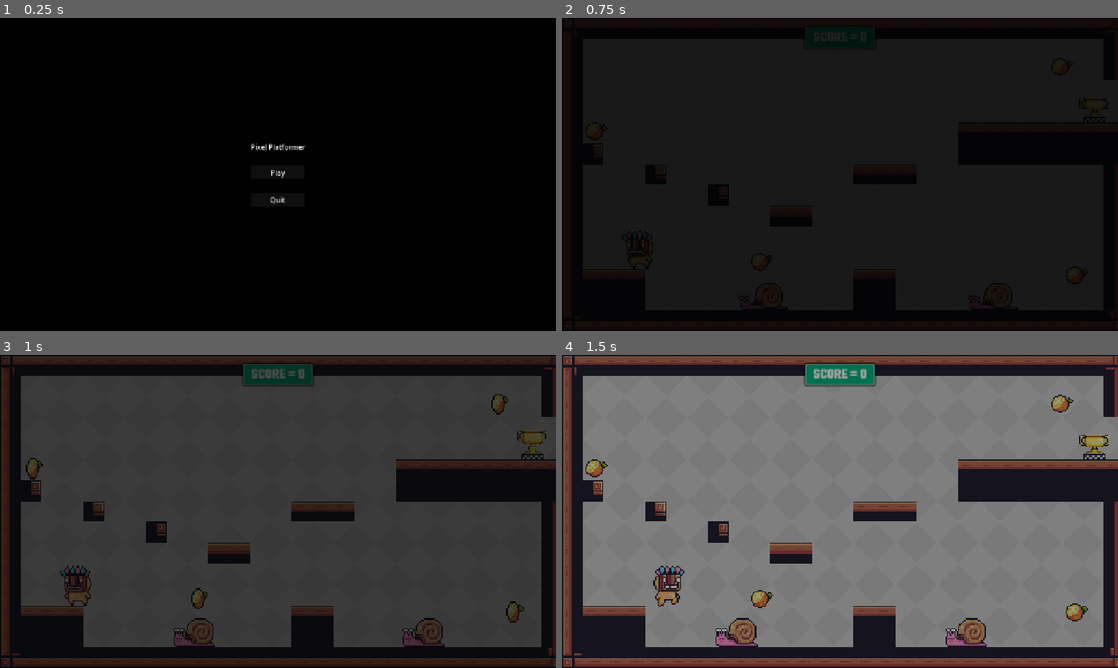
Above: before the commit, frames 1-4 (two rows, left to right).
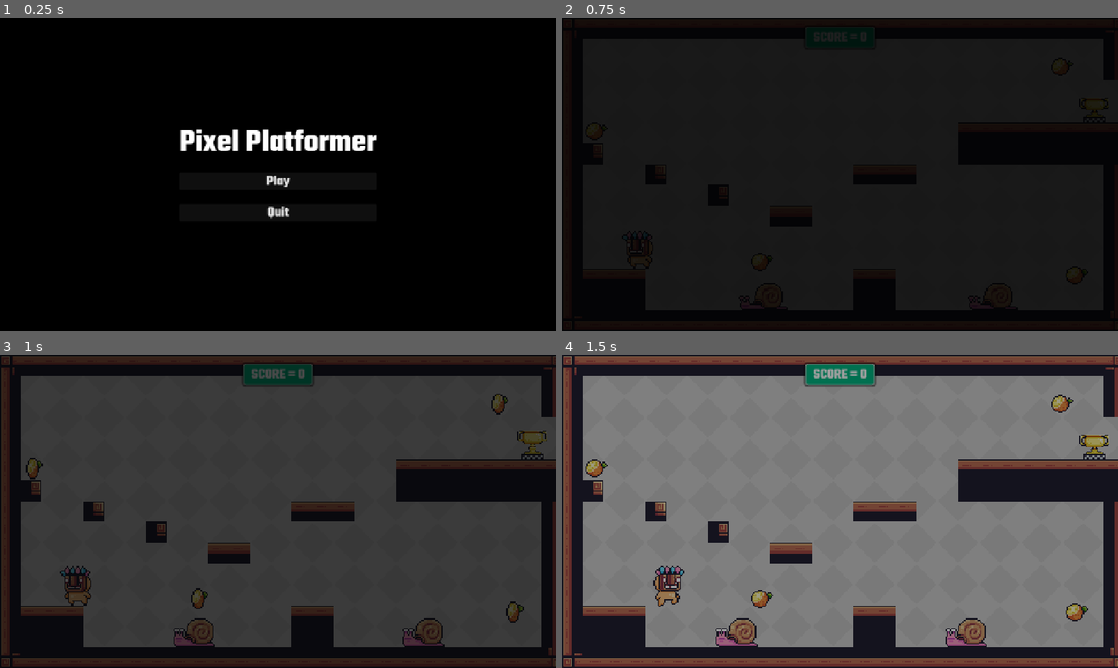
Above: after the commit, the same moments.

Repository: asehdev1994/pixel-platformer
Game: Godot game, scene res://Scenes/main.tscn
Two runs of this game, one before a commit and one after it. Both use one fixed random seed, a clock stepped at 60 frames per second and the inputs below.
Inputs:
- Up to frame 1 (0.25 s): no input
- Up to frame 2 (0.75 s): click "Play" at 0.5 s
- Up to frame 3 (1 s): no input
- Up to frame 4 (1.5 s): hold D (right) from 1.28 s (still down)

The runs differ from the first frame. In frame 1, 1.9% of the frame differs, in the area x 32-68%, y 35-65%; in frame 2, nothing differs; in frame 3, nothing differs; in frame 4, nothing differs.

Commit message:
Update fonts and sizes of menu

Diff:
--- a/Scenes/Screens/main_menu.tscn
+++ b/Scenes/Screens/main_menu.tscn
@@ -1,6 +1,7 @@
 [gd_scene format=3 uid="uid://dbo005fja75s0"]
 
 [ext_resource type="Script" uid="uid://b4wag4onkmgdw" path="res://Scripts/main_menu.gd" id="1_7uq44"]
+[ext_resource type="FontFile" uid="uid://c64u5neuobedg" path="res://Assets/Fonts/Square-Black.ttf" id="2_5ewdl"]
 
 [node name="MainMenu" type="Control" unique_id=1843677950]
 layout_mode = 3
@@ -32,14 +33,20 @@
 
 [node name="TitleLabel" type="Label" parent="MarginContainer/CenterContainer/VBoxContainer" unique_id=1538883390]
 layout_mode = 2
+theme_override_fonts/font = ExtResource("2_5ewdl")
+theme_override_font_sizes/font_size = 72
 text = "Pixel Platformer"
 
 [node name="PlayButton" type="Button" parent="MarginContainer/CenterContainer/VBoxContainer" unique_id=709432858]
 layout_mode = 2
+theme_override_fonts/font = ExtResource("2_5ewdl")
+theme_override_font_sizes/font_size = 32
 text = "Play"
 
 [node name="QuitButton" type="Button" parent="MarginContainer/CenterContainer/VBoxContainer" unique_id=782245228]
 layout_mode = 2
+theme_override_fonts/font = ExtResource("2_5ewdl")
+theme_override_font_sizes/font_size = 32
 text = "Quit"
 
 [connection signal="pressed" from="MarginContainer/CenterContainer/VBoxContainer/PlayButton" to="." method="_on_play_button_pressed"]
